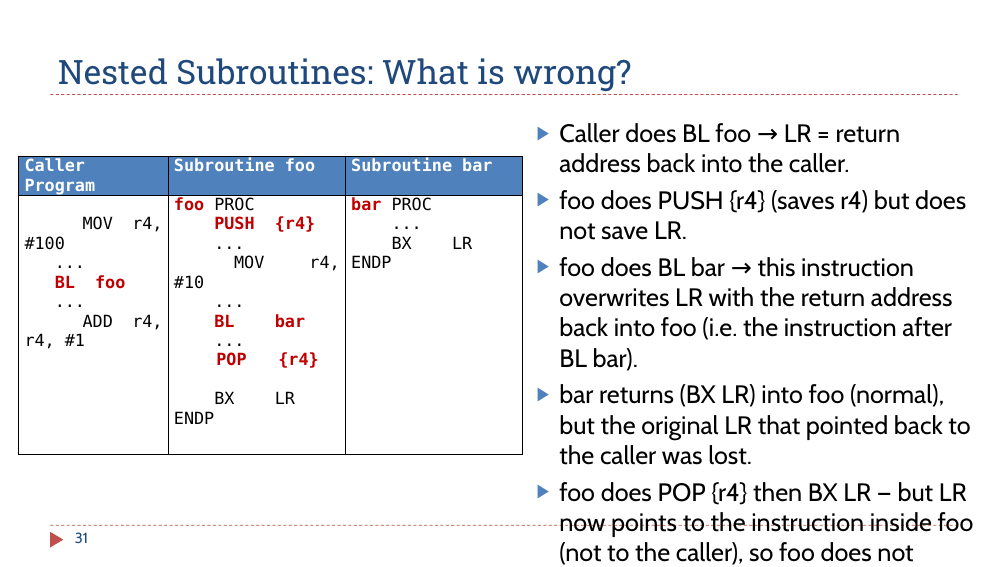
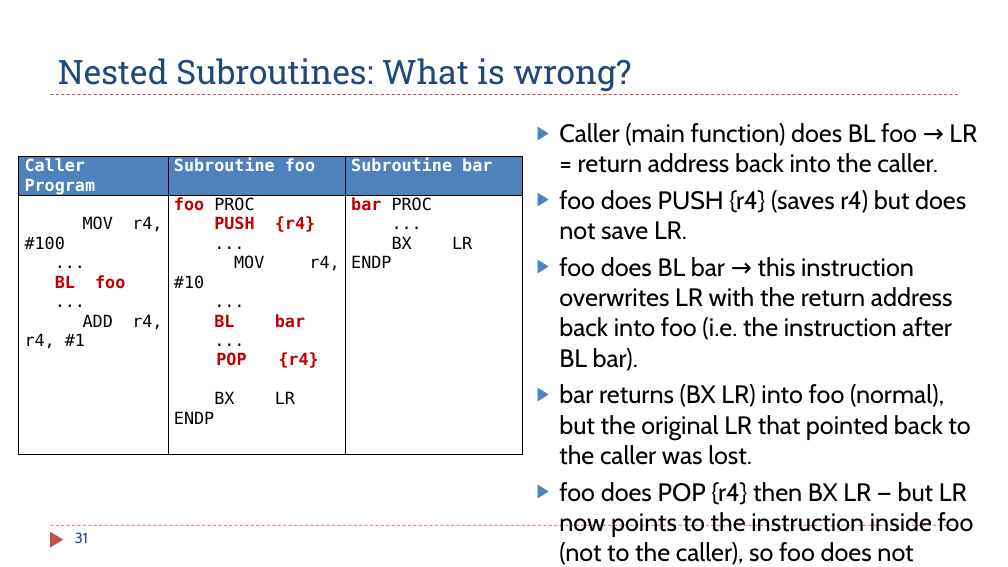
Before and after one commit to guhofstra/CSC111Fa25, a slide deck: slide 31 of PPTs/Ch8_ARM_Subroutines_2_Stack_Preserve_Environment.pptx. Drawn at 1008x567 pixels with LibreOffice and Linux fonts; fonts in the diff are those of the drawing. Boxes give left, top, right and bottom in pixels: in the first picture for what was removed or moved away, otherwise in the second. Text is boxed around its words. In the diff, an @@ line names an element or a change of style, - is before the commit and + after.

```diff
--- a/PPTs/Ch8_ARM_Subroutines_2_Stack_Preserve_Environment.pptx
+++ b/PPTs/Ch8_ARM_Subroutines_2_Stack_Preserve_Environment.pptx
@@ text at [559,123,977,173]: text changed @@
-▶ Caller does BL foo → LR = return address back into the caller.
+▶ Caller (main function) does BL foo → LR = return address back into the caller.
```
Also in this commit, not shown: 21 other slides changed, 3 other files.
